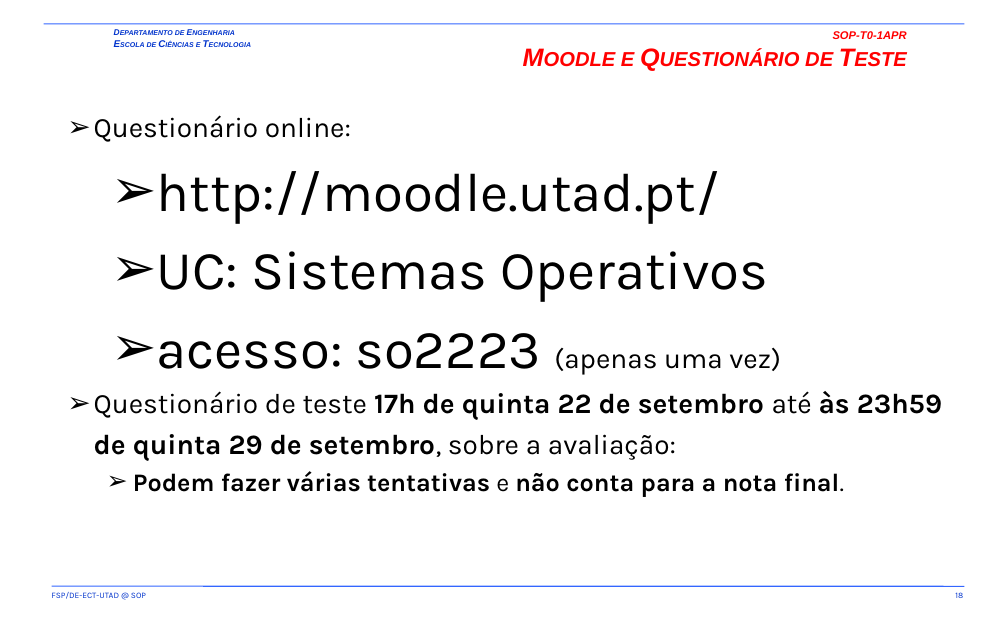
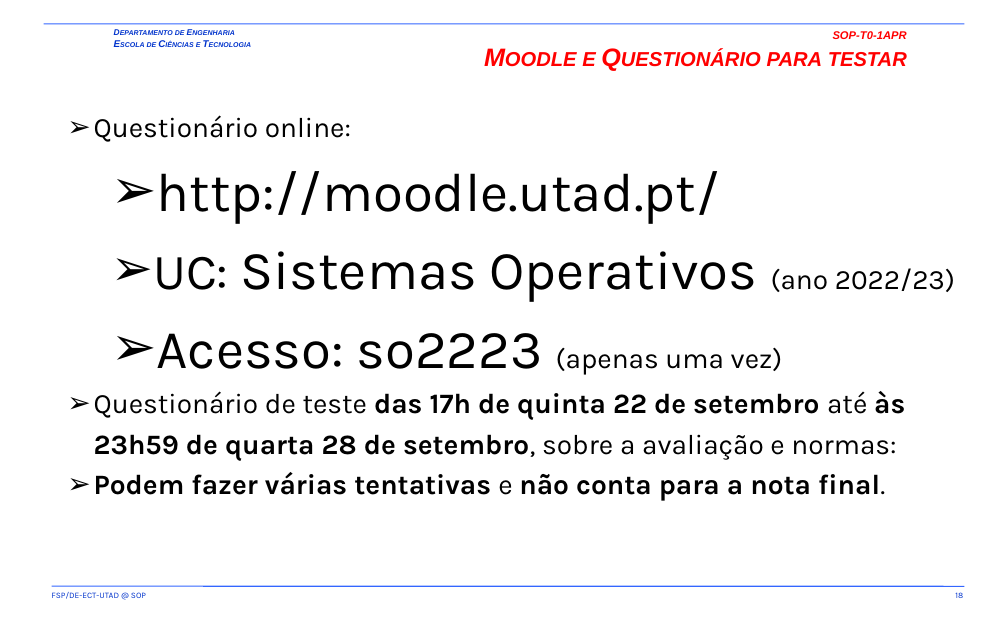
Before and after one commit to fsp864/UTAD-SOP, a slide deck: slide 18 of aulas/t/SOP-T0-1APR.pptx. Drawn at 1008x630 pixels with LibreOffice and Linux fonts; fonts in the diff are those of the drawing; background and template pictures are left out. Boxes give left, top, right and bottom in pixels: in the first picture for what was removed or moved away, otherwise in the second. Text is boxed around its words. In the diff, an @@ line names an element or a change of style, - is before the commit and + after.

Commit message:
update apresentação

```diff
--- a/aulas/t/SOP-T0-1APR.pptx
+++ b/aulas/t/SOP-T0-1APR.pptx
@@ title at <box>582,31,907,67</box>: text changed @@
-SOP-T0-1APR
-Moodle e Questionário de Teste
+SOP-T0-1APR
+Moodle e Questionário para testar
@@ text at <box>94,251,955,461</box>: text changed @@
-  ➢ UC: Sistemas Operativos
-  ➢ acesso: so2223 (apenas uma vez)
-➢ Questionário de teste 17h de quinta 22 de setembro até às 23h59 de quinta 29 de setembro, sobre a avaliação:
+  ➢ UC: Sistemas Operativos (ano 2022/23)
+  ➢ Acesso: so2223 (apenas uma vez)
+➢ Questionário de teste das 17h de quinta 22 de setembro até às 23h59 de quarta 28 de setembro, sobre a avaliação e normas:
@@ text at <box>94,472,885,501</box>: size 18 to 20 pt in "Podem fazer várias tentativas e não conta ..."; list level 2 to 1 in "Podem fazer várias tentativas e ..." @@
```
Also in this commit, not shown: 15 other slides changed, 1 slide added, 1 slide removed, 1 other file.
